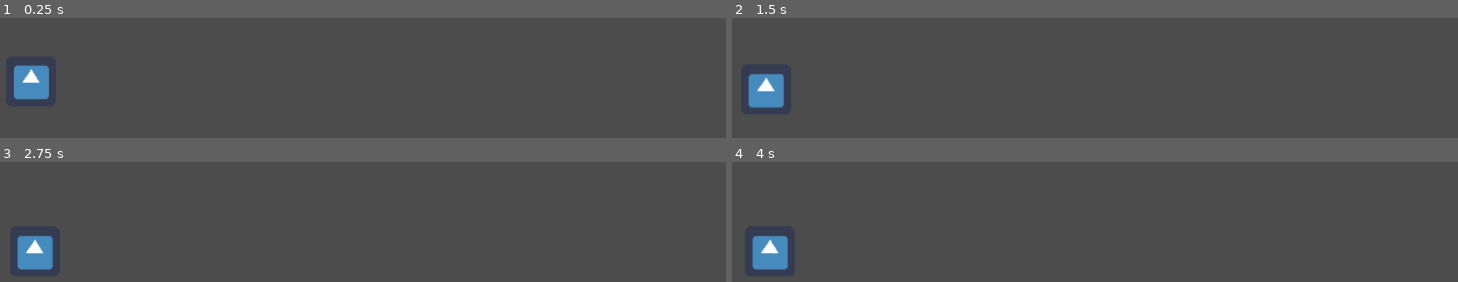
Above: before the commit, frames 1-4 (two rows, left to right).
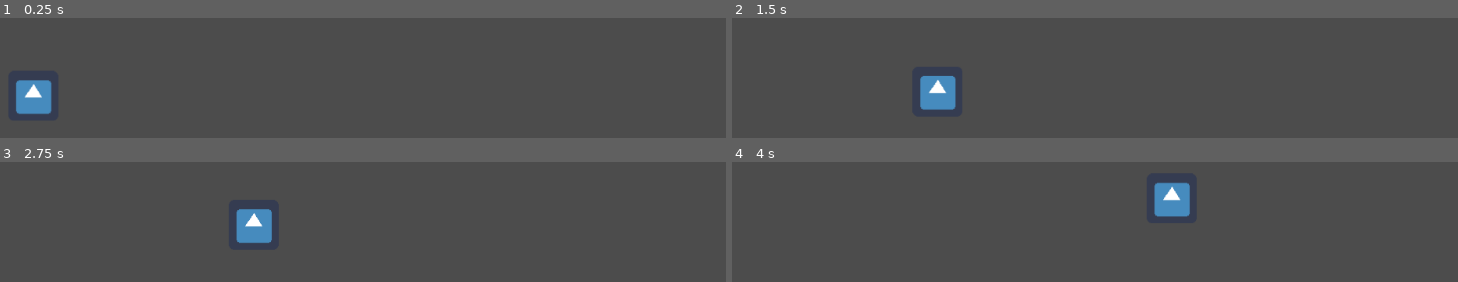
Above: after the commit, the same moments.

Repository: KawanWeege/patogonia_project
Game: Godot game, scene res://cena_principal.tscn
Two runs of this game, one before a commit and one after it. Both use one fixed random seed, a clock stepped at 60 frames per second and the inputs below. The project has no main scene, so this scene is started directly. The engine's default icon, where the game draws it, is replaced by a stand-in: a white triangle on a blue panel in a dark square.
Inputs:
- Up to frame 1 (0.25 s): no input
- Up to frame 2 (1.5 s): hold Space (pular) 0.53-1.28 s; hold D (andar_para_direita) from 0.53 s (still down); tap Space (pular) at 1.35 s
- Up to frame 3 (2.75 s): tap Space (pular) at 1.52, 1.82 s; release D (andar_para_direita) at 2.03 s; hold A (andar_para_esquerda) from 2.03 s (still down); hold Space (pular) from 2.03 s (still down)
- Up to frame 4 (4 s): release A (andar_para_esquerda) at 2.78 s; release Space (pular) at 2.78 s; hold D (andar_para_direita) from 2.78 s (still down); tap Space (pular) at 2.85, 3.02, 3.32 s; hold Space (pular) from 3.53 s (still down)

The runs differ from the first frame. In frame 1, 1.6% of the frame differs, in the area x 1-8%, y 39-80%; in frame 2, 2.8%; in frame 3, 2.8%; in frame 4, 2.8%, in the area x 2-64%, y 16-90%.

Commit message:
o player agora está funcionando

Diff:
--- a/cena_principal.tscn
+++ b/cena_principal.tscn
@@ -1,10 +1,6 @@
-[gd_scene load_steps=5 format=2]
+[gd_scene load_steps=3 format=2]
 
-[ext_resource path="res://scripts/player.gd" type="Script" id=1]
-[ext_resource path="res://icon.png" type="Texture" id=2]
-
-[sub_resource type="RectangleShape2D" id=1]
-extents = Vector2( 40.0024, 39.4523 )
+[ext_resource path="res://characters/player.tscn" type="PackedScene" id=1]
 
 [sub_resource type="RectangleShape2D" id=2]
 extents = Vector2( 425.047, 10 )
@@ -14,18 +10,7 @@
 [node name="TileMap" type="TileMap" parent="."]
 format = 1
 
-[node name="KinematicBody2D" type="KinematicBody2D" parent="."]
-position = Vector2( 90.8886, 92.2155 )
-script = ExtResource( 1 )
-velocidade_maxima = 5.0
-aceleracao = 5.0
-gravidade = 9.8
-
-[node name="CollisionShape2D" type="CollisionShape2D" parent="KinematicBody2D"]
-shape = SubResource( 1 )
-
-[node name="icon" type="Sprite" parent="KinematicBody2D"]
-texture = ExtResource( 2 )
+[node name="Player" parent="." instance=ExtResource( 1 )]
 
 [node name="StaticBody2D" type="StaticBody2D" parent="."]
 
--- /dev/null
+++ b/characters/player.tscn
@@ -0,0 +1,21 @@
+[gd_scene load_steps=4 format=2]
+
+[ext_resource path="res://icon.png" type="Texture" id=1]
+[ext_resource path="res://scripts/player.gd" type="Script" id=2]
+
+[sub_resource type="RectangleShape2D" id=1]
+extents = Vector2( 40.0024, 39.4523 )
+
+[node name="Player" type="KinematicBody2D"]
+position = Vector2( 93.841, 92.215 )
+script = ExtResource( 2 )
+velocidade_maxima = 300.0
+aceleracao = 5.0
+gravidade = 9.6
+forca_de_pulo = 300.0
+
+[node name="CollisionShape2D" type="CollisionShape2D" parent="."]
+shape = SubResource( 1 )
+
+[node name="icon" type="Sprite" parent="."]
+texture = ExtResource( 1 )
--- a/scripts/player.gd
+++ b/scripts/player.gd
@@ -3,6 +3,7 @@
 export(float) var velocidade_maxima: float
 export(float) var aceleracao: float
 export(float) var gravidade: float
+export(float) var forca_de_pulo: float
 
 var _velocidade: Vector2
 
@@ -14,6 +15,10 @@
 		direcao.x += 1
 	if Input.is_action_pressed("andar_para_esquerda"):
 		direcao.x -= 1
+
+	if Input.is_action_pressed("pular") && is_on_floor():
+		print("pulor")
+		_velocidade.y -= forca_de_pulo
 
 	# Pegar a velocidade, e descartar o y.
 	# Vamos primeiro calcular a velocidade horizontal e dps adicionar gravidade
@@ -29,6 +34,6 @@
 	lvdir = lvdir.linear_interpolate (velocidade_alvo, accel * delta)
 
 	_velocidade.x = lvdir.x
-	_velocidade.y += gravidade * delta
+	_velocidade.y += gravidade
 
-	_velocidade = move_and_slide(_velocidade, Vector2.UP)
+	_velocidade = move_and_slide(_velocidade, Vector2(0, -1))
